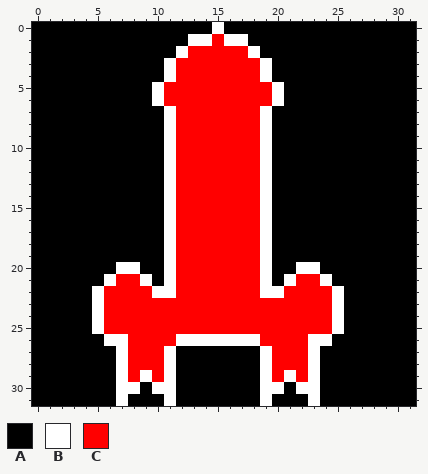
File history of a pixel-art sprite, Mercury/Assets/Icons/SpaceshipTerrain.png. Above: the version before the commit.
The file is 32x32 pixels.
Palette (. is transparent): A #000000  B #ffffff  C #ff0000
After:
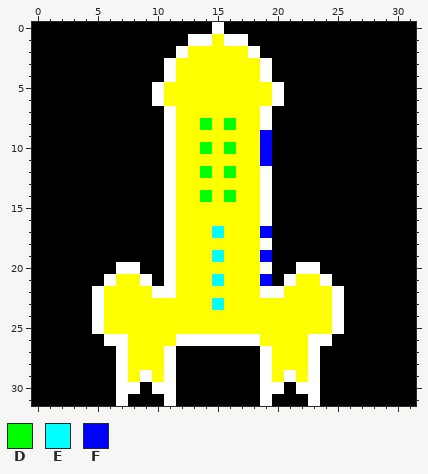
Colours new in this view: D #00ff00  E #00ffff  F #0000ff
From old to new:
Colour C changes from #ff0000 to #ffff00.
The edit turns colour C into colour D in row 8 at x 14 and 16; in row 10 at x 14 and 16; in row 12 at x 14 and 16; in row 14 at x 14 and 16.
The edit turns colour C into colour E in row 17 at x 15; in row 19 at x 15; in row 21 at x 15; in row 23 at x 15.
The edit turns colour B into colour F in rows 9 to 11 at x 19; in row 17 at x 19; in row 19 at x 19; in row 21 at x 19.
